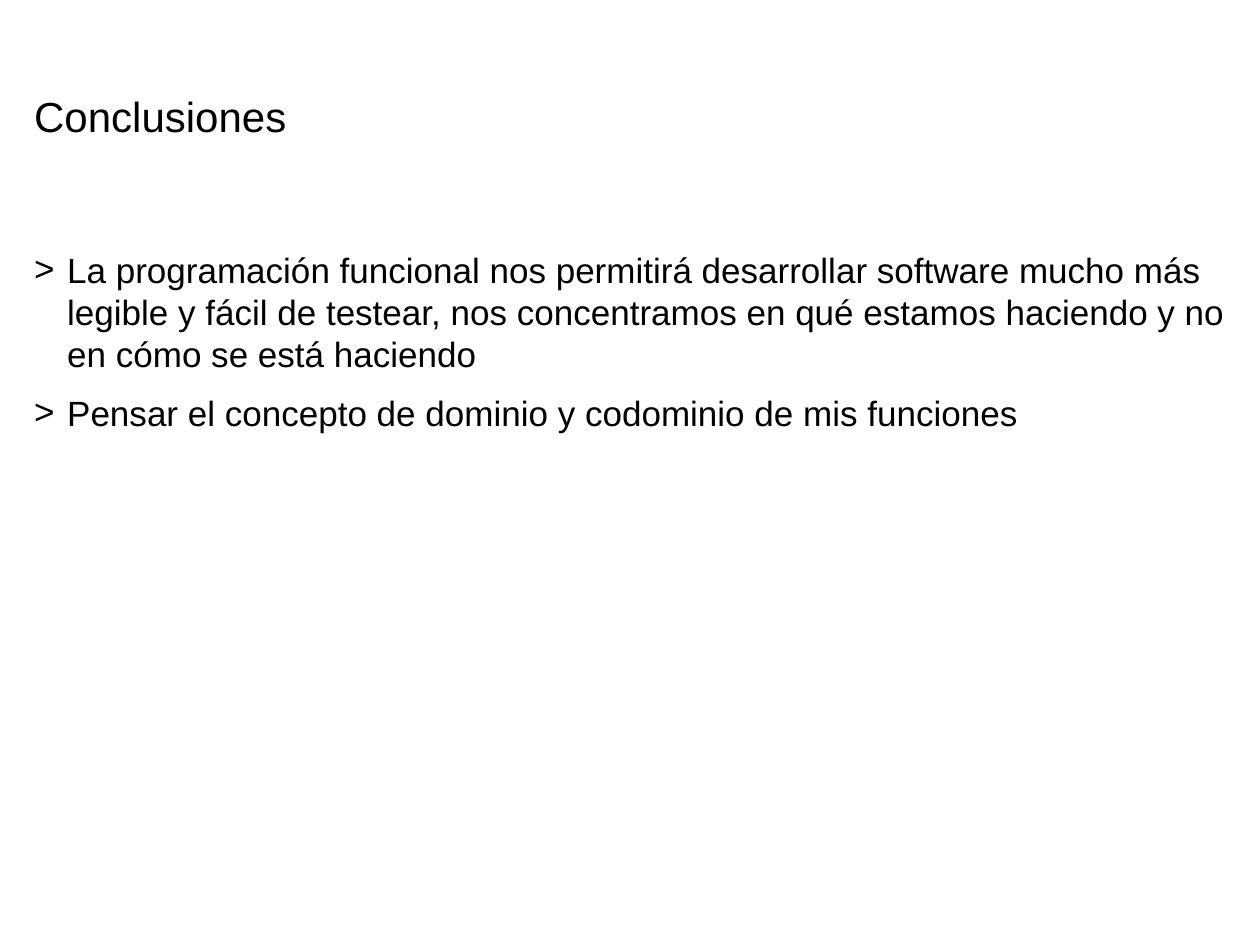
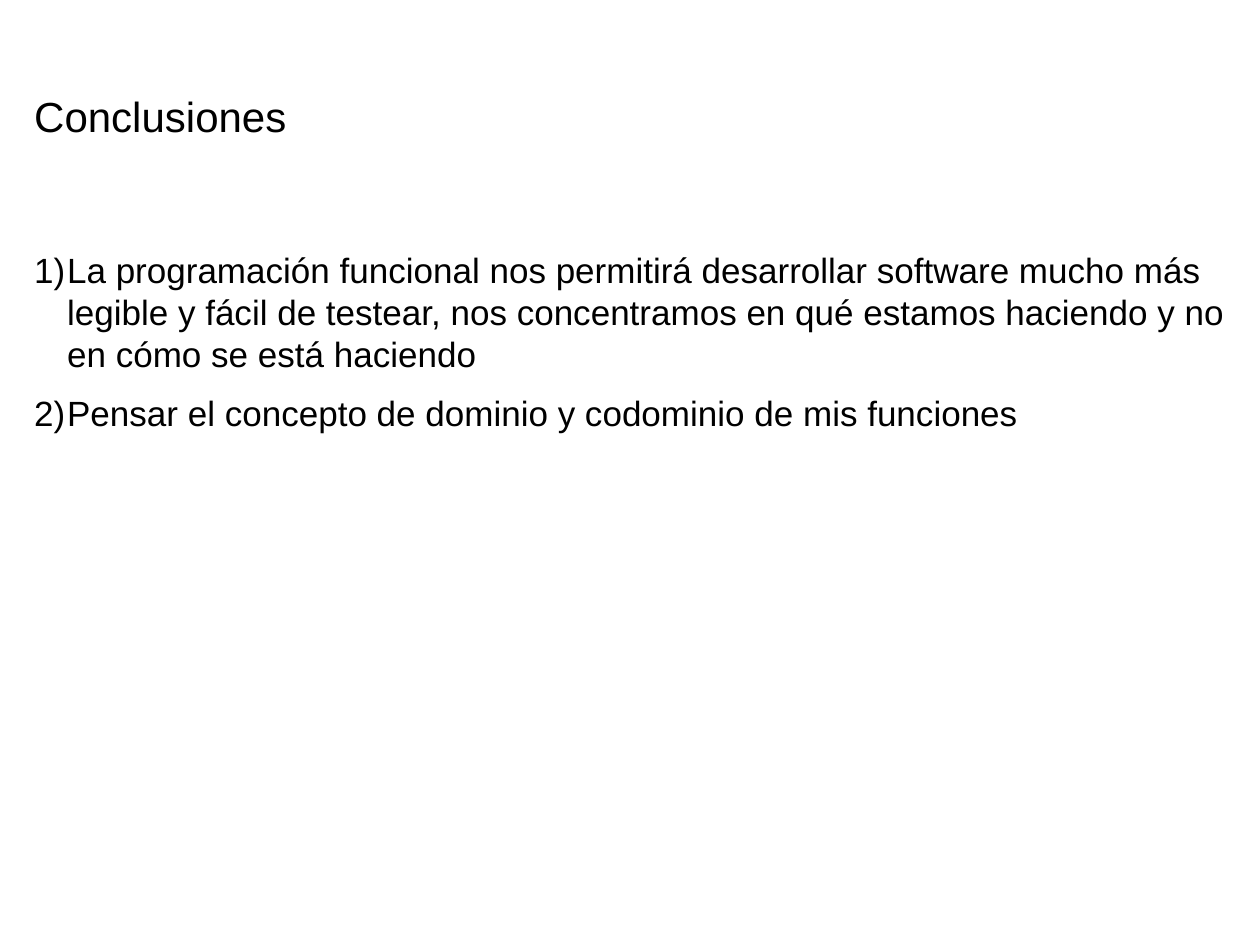
Before and after one commit to totis023/paradigmaUAP2025, a slide deck: slide 20 of funcional/clase5.pptx (slide 23 before the commit). Drawn at 1260x945 pixels with LibreOffice and Linux fonts; fonts in the diff are those of the drawing; background and template pictures are left out. Boxes give left, top, right and bottom in pixels: in the first picture for what was removed or moved away, otherwise in the second. Text is boxed around its words. In the diff, an @@ line names an element or a change of style, - is before the commit and + after.

```diff
--- a/funcional/clase5.pptx
+++ b/funcional/clase5.pptx
@@ text "La programación funcional nos permitirá ..." at bbox=[34, 257, 1224, 433]: bullet > to 1) @@
```
Also in this commit, not shown: 3 other slides changed, 4 slides added, 7 slides removed, 1 other file.
